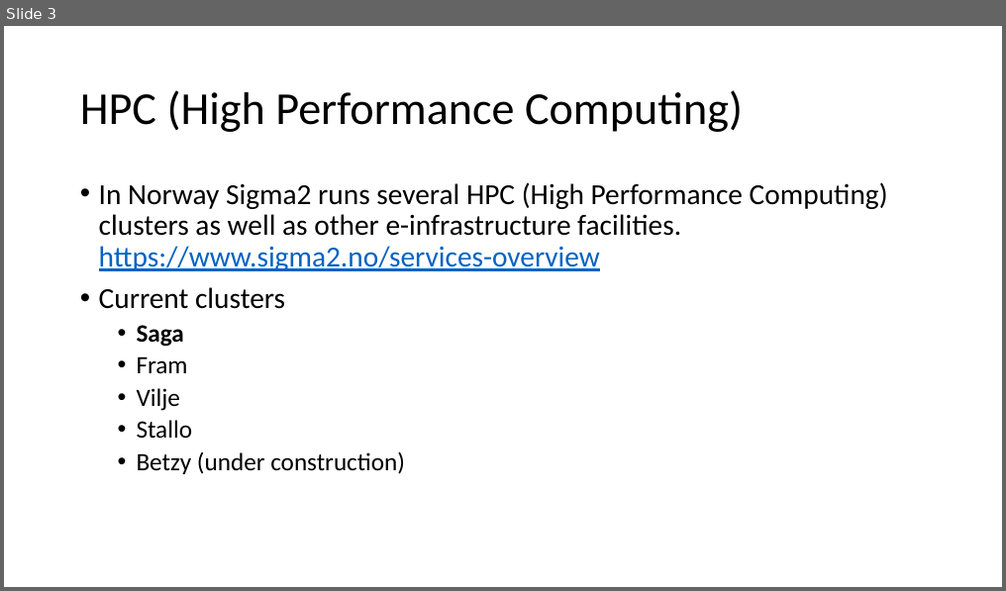
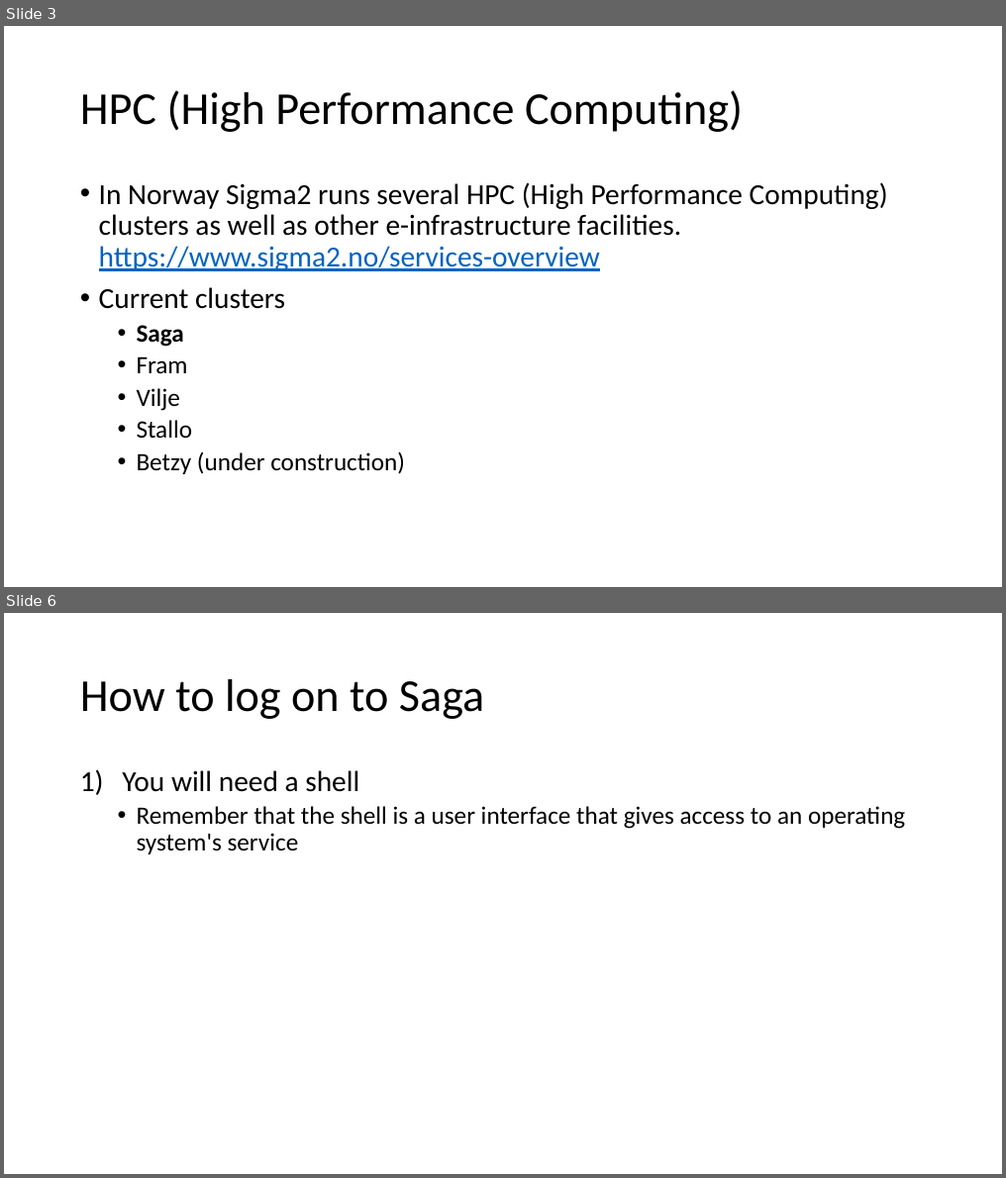
Before and after one commit to krabberod/bios3010-unix-linux, a slide deck: Lectures/2_saga.pptx. Shown one above the other, each under a label of ours: slide 3 before the commit, slides 3 and 6 after it; the slides between them are not shown. The pictures are 1006x591 and 1006x1178 pixels, drawn with LibreOffice and Linux fonts; fonts in the diff are those of the drawing. Boxes give left, top, right and bottom in pixels: in the first picture for what was removed or moved away, otherwise in the second. Text is boxed around its words. In the diff, an @@ line names an element or a change of style, - is before the commit and + after.

```diff
--- a/Lectures/2_saga.pptx
+++ b/Lectures/2_saga.pptx
@@ slide 6 added at (4,613,1002,1174), background #FFFFFF @@
@@ title added at (80,679,484,719), 44 pt, text #000000 @@
+How to log on to Saga
@@ text added at (122,770,905,855), 24 pt, text #000000 @@
+1) You will need a shell
+  • Remember that the shell is a user interface that gives access to an operating system's service
```
Also in this commit, not shown: 2 slides changed, 4 other slides added, 11 other files.
